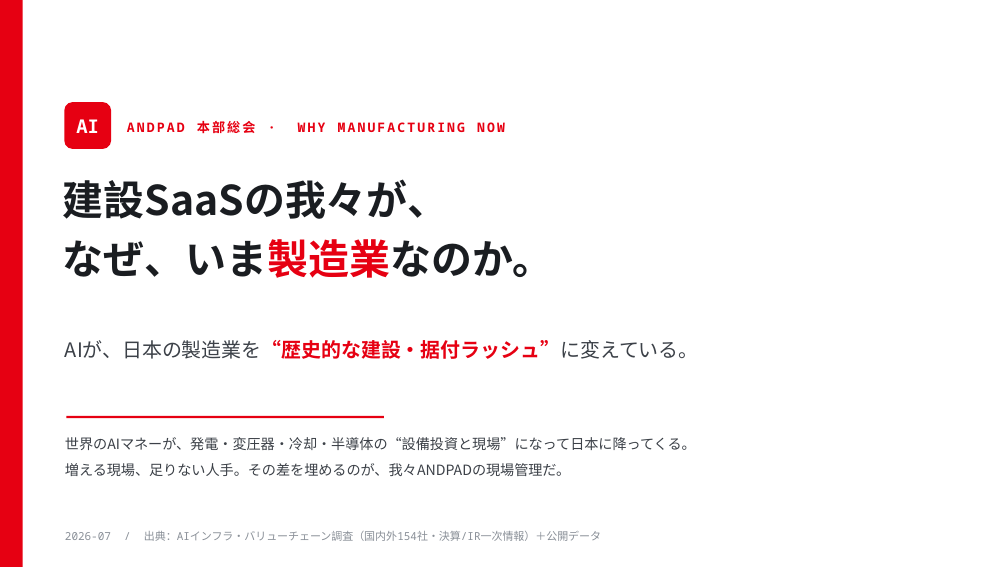
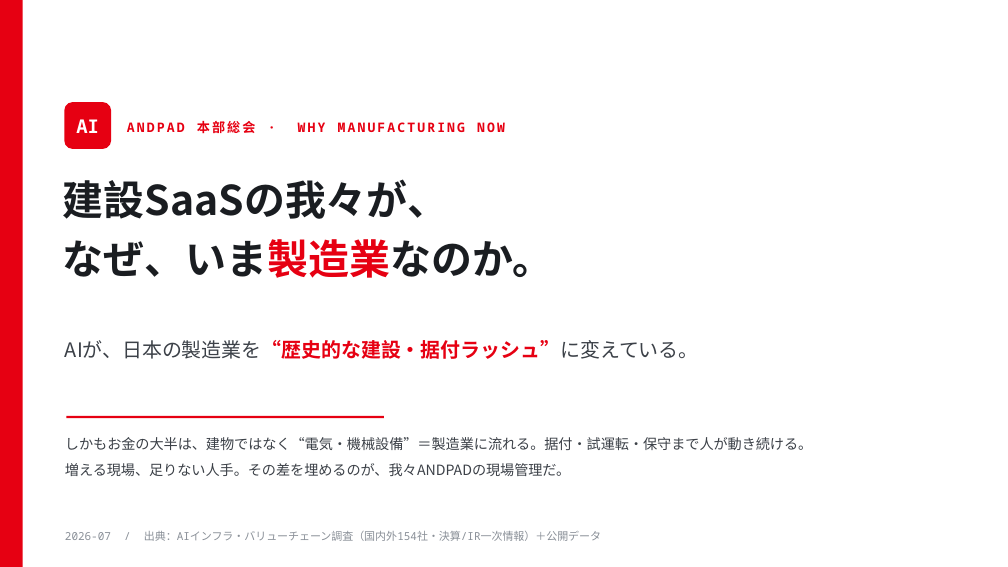
Before and after one commit to kogit834/AI-valuechain, a slide deck: slide 1 of output/andpad_soukai_ai_deck.pptx. Drawn at 1008x567 pixels with LibreOffice and Linux fonts; fonts in the diff are those of the drawing. Boxes give left, top, right and bottom in pixels: in the first picture for what was removed or moved away, otherwise in the second. Text is boxed around its words. In the diff, an @@ line names an element or a change of style, - is before the commit and + after.

```diff
--- a/output/andpad_soukai_ai_deck.pptx
+++ b/output/andpad_soukai_ai_deck.pptx
@@ text at (x1=65, y1=437, x2=812, y2=450): text changed @@
-世界のAIマネーが、発電・変圧器・冷却・半導体の“設備投資と現場”になって日本に降ってくる。
+しかもお金の大半は、建物ではなく“電気・機械設備”＝製造業に流れる。据付・試運転・保守まで人が動き続ける。
```
Also in this commit, not shown: 3 other slides changed, 3 slides added, 3 slides removed, 1 other file.
